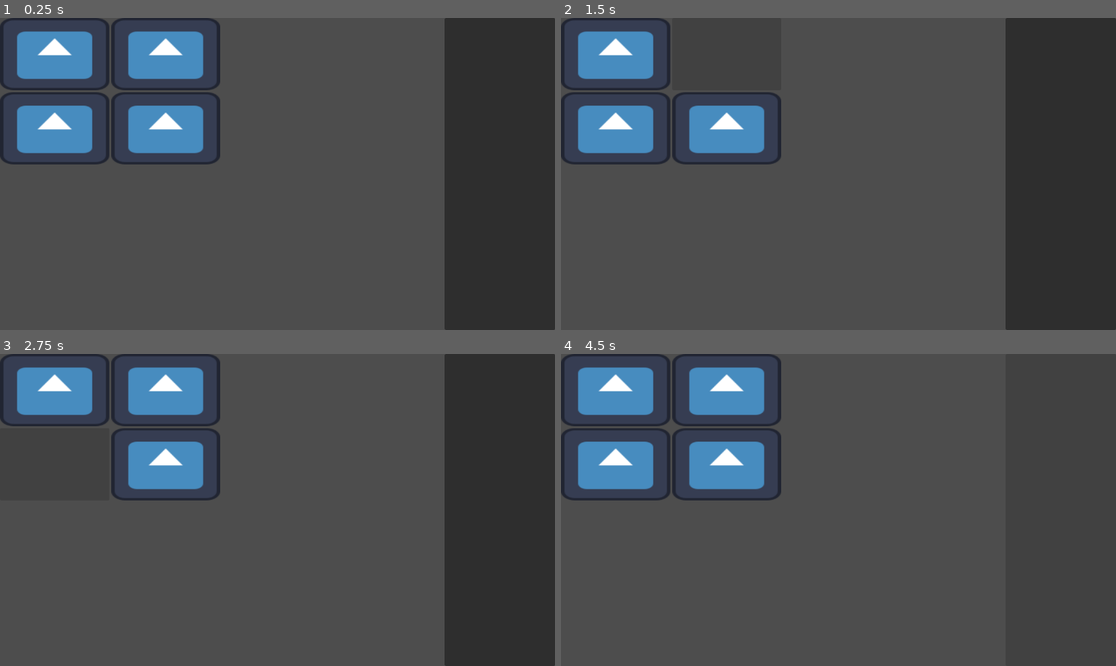
Above: before the commit, frames 1-4 (two rows, left to right).
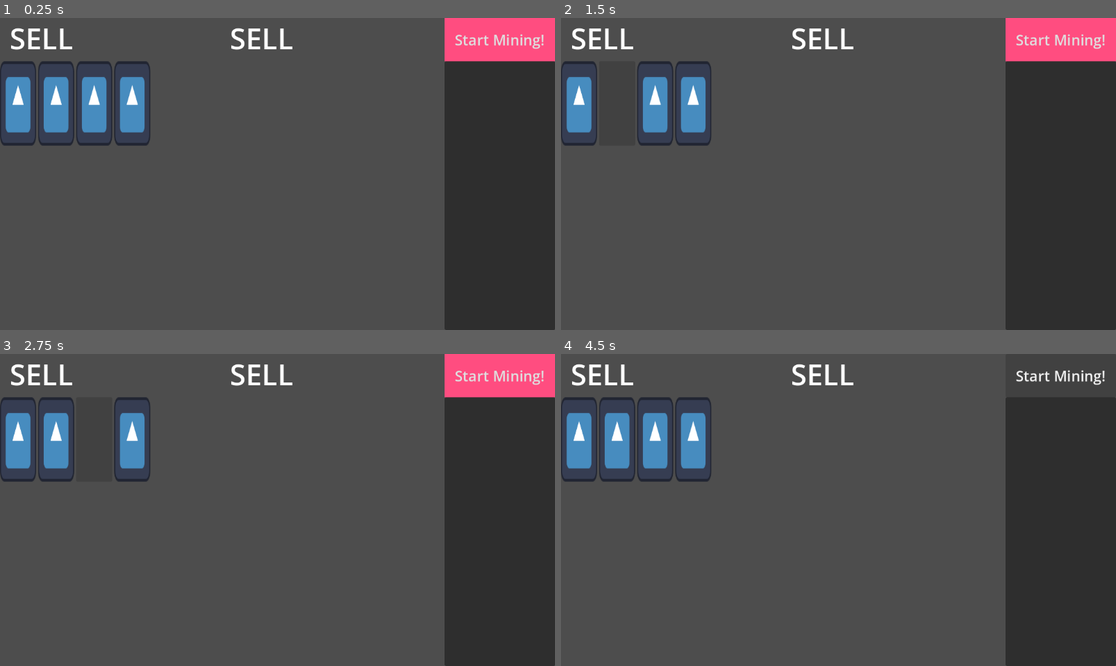
Above: after the commit, the same moments.

Repository: falicov/NDA-game-jam
Game: Godot game, scene res://root_scene.tscn
Two runs of this game, one before a commit and one after it. Both use one fixed random seed, a clock stepped at 60 frames per second and the inputs below. The engine's default icon, where the game draws it, is replaced by a stand-in: a white triangle on a blue panel in a dark square.
Inputs (mouse positions are in pixels of both pictures, inside the frame that each line leads up to; where the layout moved, square brackets give the same spot in the first picture):
- Up to frame 1 (0.25 s): no input
- Up to frame 2 (1.5 s): click (577, 102) [616, 55] at 0.5 s; click (616, 102) [727, 55] at 1.25 s
- Up to frame 3 (2.75 s): click (94, 438) [55, 463] at 2 s
- Up to frame 4 (4.5 s): click (694, 438) [727, 463] at 2.75 s; click (1060, 510) at 3.52 s; click (1060, 375) [1060, 510] at 4.25 s

The runs differ from the first frame. In frame 1, 15% of the frame differs, in the area x 0-100%, y 0-47%; in frame 2, 12%; in frame 3, 13%; in frame 4, 12%.

Commit message:
layout of buy/sell complete!

Diff:
--- a/UI_Objects/buyable_or_sellable_button.tscn
+++ b/UI_Objects/buyable_or_sellable_button.tscn
@@ -6,9 +6,8 @@
 texture = ExtResource("1_kiids")
 
 [node name="buyable_sellable_button" type="Button" unique_id=700522243]
-custom_minimum_size = Vector2(100, 150)
+custom_minimum_size = Vector2(75, 175)
 offset_right = 202.0
 offset_bottom = 260.0
-size_flags_horizontal = 3
 theme_override_styles/normal = SubResource("StyleBoxTexture_qr6r1")
 expand_icon = true
--- a/screens/buy_sell_screen.tscn
+++ b/screens/buy_sell_screen.tscn
@@ -3,33 +3,73 @@
 [ext_resource type="PackedScene" uid="uid://bjxpxutmipf14" path="res://UI_Objects/buyable_or_sellable_button.tscn" id="1_ou6qf"]
 [ext_resource type="PackedScene" uid="uid://oker8qek142o" path="res://UI_Objects/buy_sell_column.tscn" id="2_8xrdf"]
 
-[node name="BuySellScreen" type="HBoxContainer" unique_id=1710120714]
+[sub_resource type="StyleBoxFlat" id="StyleBoxFlat_8xrdf"]
+bg_color = Color(1, 0.30197245, 0.50253135, 1)
+
+[node name="BuySellScreen" type="Control" unique_id=893495234]
+layout_mode = 3
+anchors_preset = 0
 offset_right = 1152.0
 offset_bottom = 648.0
 size_flags_horizontal = 3
 size_flags_vertical = 3
 
-[node name="SellColumn" parent="." unique_id=1624477306 instance=ExtResource("2_8xrdf")]
+[node name="HBoxContainer" type="HBoxContainer" parent="." unique_id=1148259564]
+layout_mode = 0
+offset_top = 90.0
+offset_right = 1152.0
+offset_bottom = 648.0
+
+[node name="SellColumn" parent="HBoxContainer" unique_id=1624477306 instance=ExtResource("2_8xrdf")]
+layout_mode = 2
+size_flags_horizontal = 3
+columns = 4
+
+[node name="buyable_sellable_button" parent="HBoxContainer/SellColumn" unique_id=700522243 instance=ExtResource("1_ou6qf")]
+layout_mode = 2
+
+[node name="buyable_sellable_button2" parent="HBoxContainer/SellColumn" unique_id=660507612 instance=ExtResource("1_ou6qf")]
+layout_mode = 2
+
+[node name="buyable_sellable_button3" parent="HBoxContainer/SellColumn" unique_id=68767264 instance=ExtResource("1_ou6qf")]
+layout_mode = 2
+
+[node name="buyable_sellable_button4" parent="HBoxContainer/SellColumn" unique_id=504236223 instance=ExtResource("1_ou6qf")]
+layout_mode = 2
+
+[node name="BuyColumn" parent="HBoxContainer" unique_id=1243617289 instance=ExtResource("2_8xrdf")]
 layout_mode = 2
 size_flags_horizontal = 3
 
-[node name="buyable_sellable_button" parent="SellColumn" unique_id=700522243 instance=ExtResource("1_ou6qf")]
-layout_mode = 2
-
-[node name="buyable_sellable_button2" parent="SellColumn" unique_id=660507612 instance=ExtResource("1_ou6qf")]
-layout_mode = 2
-
-[node name="buyable_sellable_button3" parent="SellColumn" unique_id=68767264 instance=ExtResource("1_ou6qf")]
-layout_mode = 2
-
-[node name="buyable_sellable_button4" parent="SellColumn" unique_id=504236223 instance=ExtResource("1_ou6qf")]
-layout_mode = 2
-
-[node name="BuyColumn" parent="." unique_id=1243617289 instance=ExtResource("2_8xrdf")]
-layout_mode = 2
-size_flags_horizontal = 3
-
-[node name="Button" type="Button" parent="." unique_id=1625025410]
+[node name="Button" type="Button" parent="HBoxContainer" unique_id=1625025410]
 layout_mode = 2
 size_flags_horizontal = 3
 size_flags_stretch_ratio = 0.5
+
+[node name="SellLabel" type="Label" parent="." unique_id=182146158]
+layout_mode = 0
+offset_left = 20.0
+offset_right = 152.0
+offset_bottom = 83.0
+theme_override_font_sizes/font_size = 60
+text = "Sell"
+uppercase = true
+
+[node name="BuyLabel" type="Label" parent="." unique_id=1084782570]
+layout_mode = 0
+offset_left = 477.0
+offset_right = 609.0
+offset_bottom = 83.0
+theme_override_font_sizes/font_size = 60
+text = "Sell"
+uppercase = true
+
+[node name="Button" type="Button" parent="." unique_id=2004102635]
+layout_mode = 0
+offset_left = 923.0
+offset_right = 1152.0
+offset_bottom = 90.0
+theme_override_font_sizes/font_size = 30
+theme_override_styles/normal = SubResource("StyleBoxFlat_8xrdf")
+text = "Start Mining!"
+metadata/_edit_use_anchors_ = true
